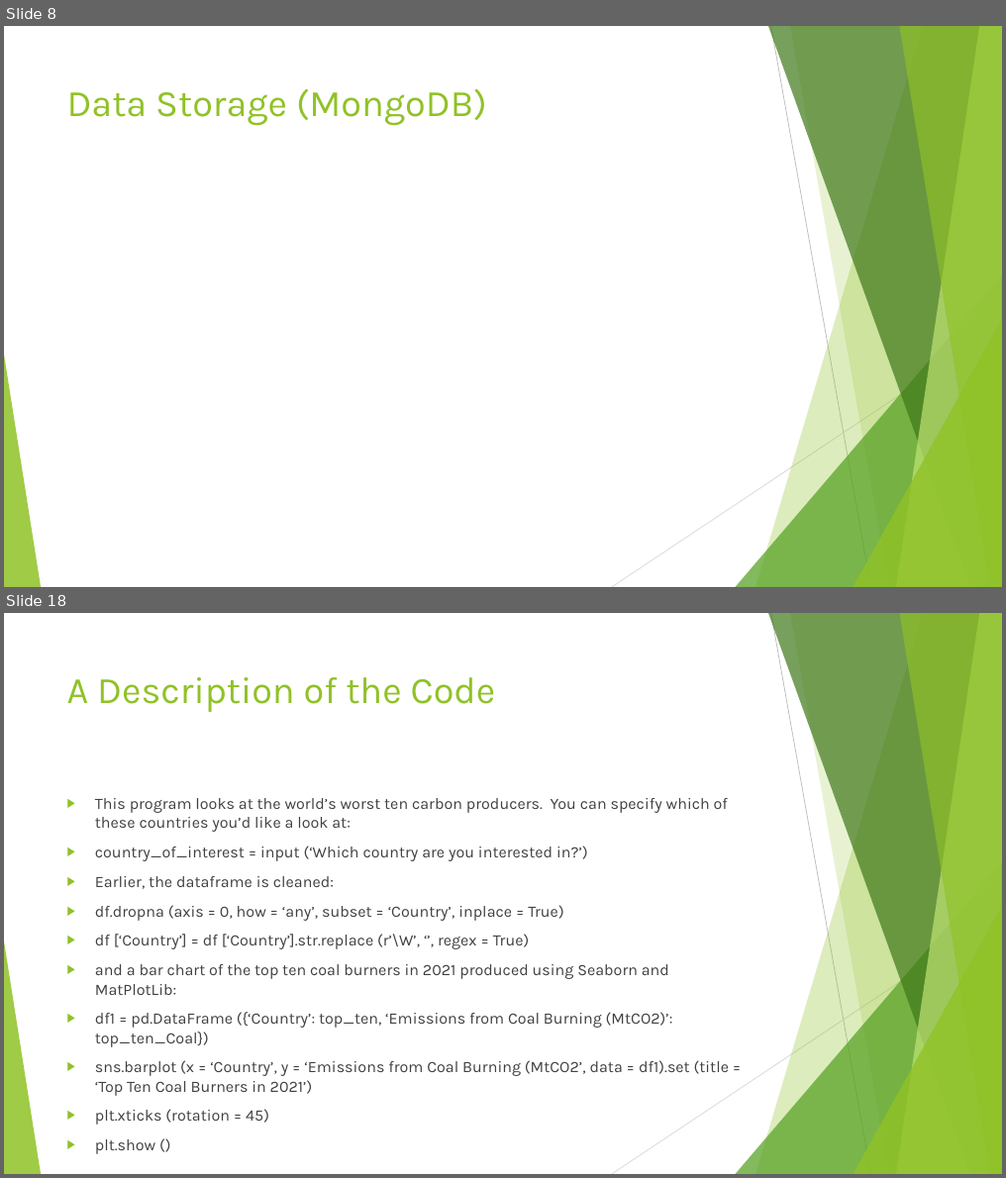
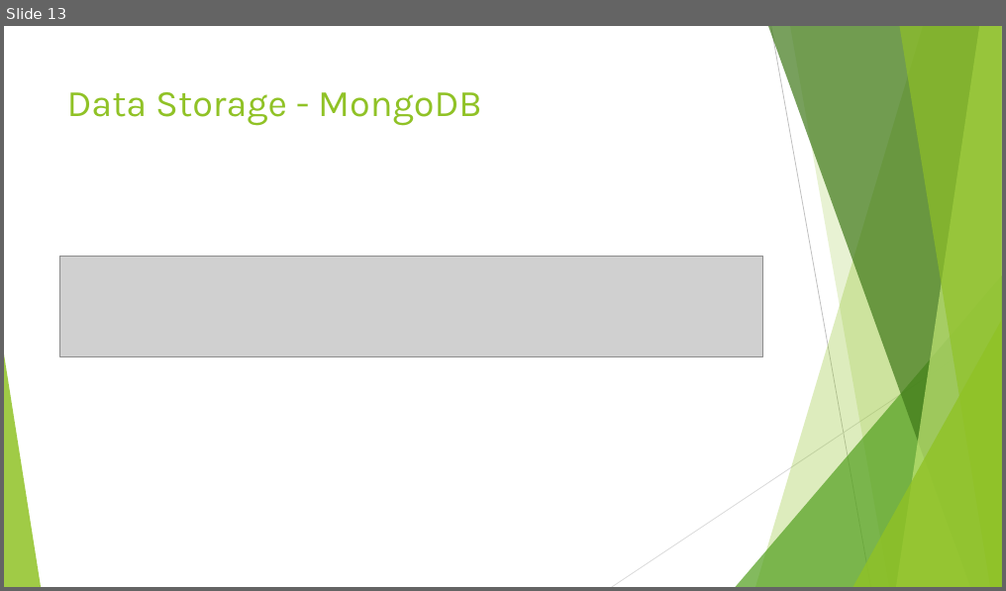
Before and after one commit to ddaniel2024/Project-3, a slide deck: powerpoint.pptx. Shown one above the other, each under a label of ours: slides 8 and 18 before the commit, slide 13 after it; the slides between them are not shown. The pictures are 1006x1178 and 1006x591 pixels, drawn with LibreOffice and Linux fonts; fonts in the diff are those of the drawing; grey boxes stand for pictures. Boxes give left, top, right and bottom in pixels: in the first picture for what was removed or moved away, otherwise in the second. Text is boxed around its words. In the diff, an @@ line names an element or a change of style, - is before the commit and + after.

```diff
--- a/powerpoint.pptx
+++ b/powerpoint.pptx
@@ slide 18 removed at (x1=4, y1=613, x2=1002, y2=1174), background #FFFFFF; not listed: 10 template elements that a slide beside it also shows @@
@@ title removed at (x1=67, y1=677, x2=496, y2=712) @@
-A Description of the Code
@@ text removed at (x1=95, y1=798, x2=729, y2=1096) @@
-▶ This program looks at the world’s worst ten carbon producers. You can specify which of these countries you’d like a look at:
-▶ country_of_interest = input (‘Which country are you interested in?’)
-▶ Earlier, the dataframe is cleaned:
-▶ df.dropna (axis = 0, how = ‘any’, subset = ‘Country’, inplace = True)
-▶ df [‘Country’] = df [‘Country’].str.replace (r’\W’, ‘’, regex = True)
-▶ and a bar chart of the top ten coal burners in 2021 produced using Seaborn and MatPlotLib:
-▶ df1 = pd.DataFrame ({‘Country’: top_ten, ‘Emissions from Coal Burning (MtCO2)’: top_ten_Coal})
-▶ sns.barplot (x = ‘Country’, y = ‘Emissions from Coal Burning (MtCO2’, data = df1).set (title = ‘Top Ten Coal Burners in 2021’)
-▶ plt.xticks (rotation = 45)
-▶ plt.show ()
@@ what was slide 8 is now slide 13 @@
@@ slide 13 changed as well @@
@@ title at (x1=67, y1=92, x2=482, y2=126): text changed @@
-Data Storage (MongoDB)
+Data Storage - MongoDB
@@ picture added at (x1=59, y1=257, x2=763, y2=357) @@
```
Also in this commit, not shown: 7 other slides changed, 28 slides added, 14 other slides removed, 7 other files.
